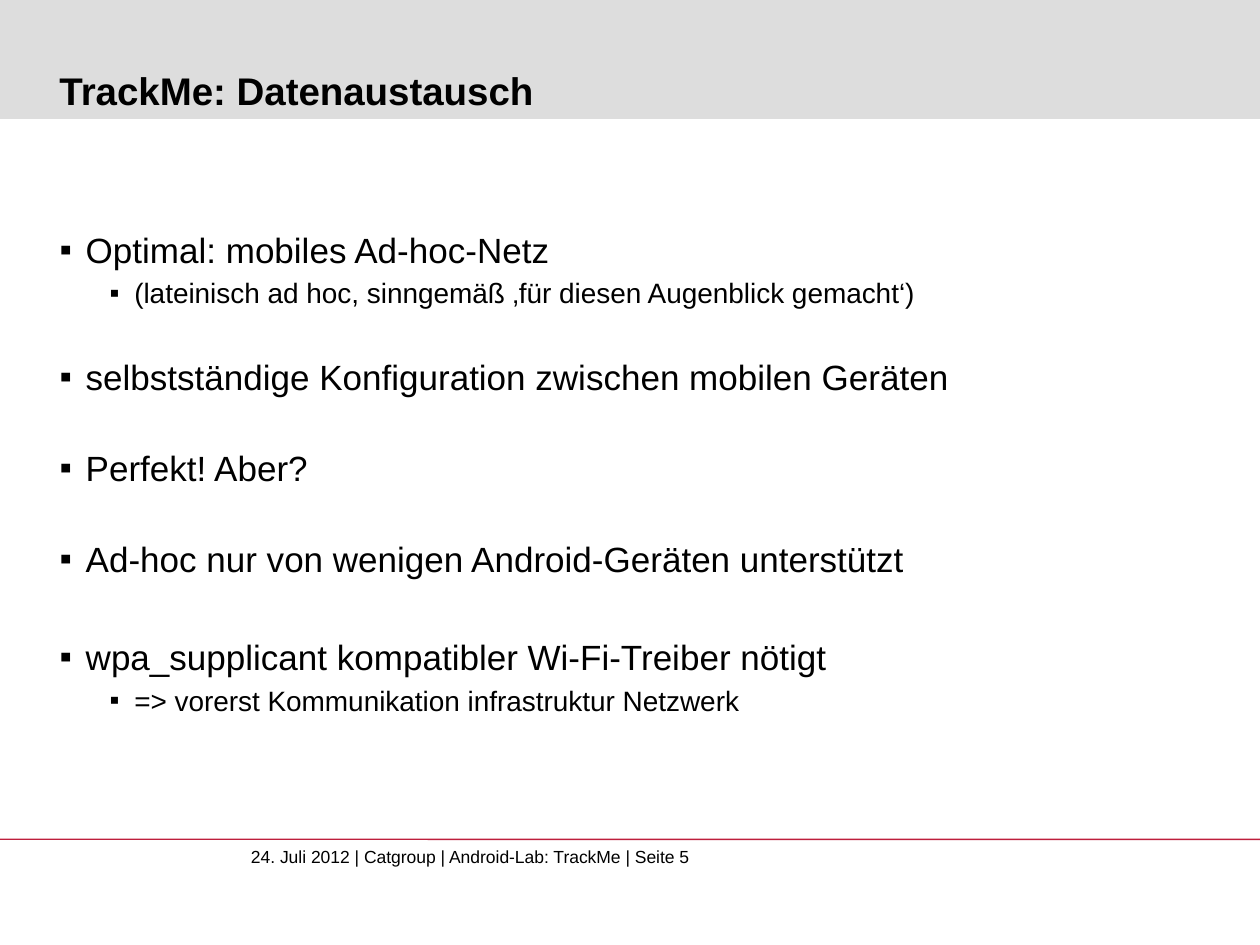
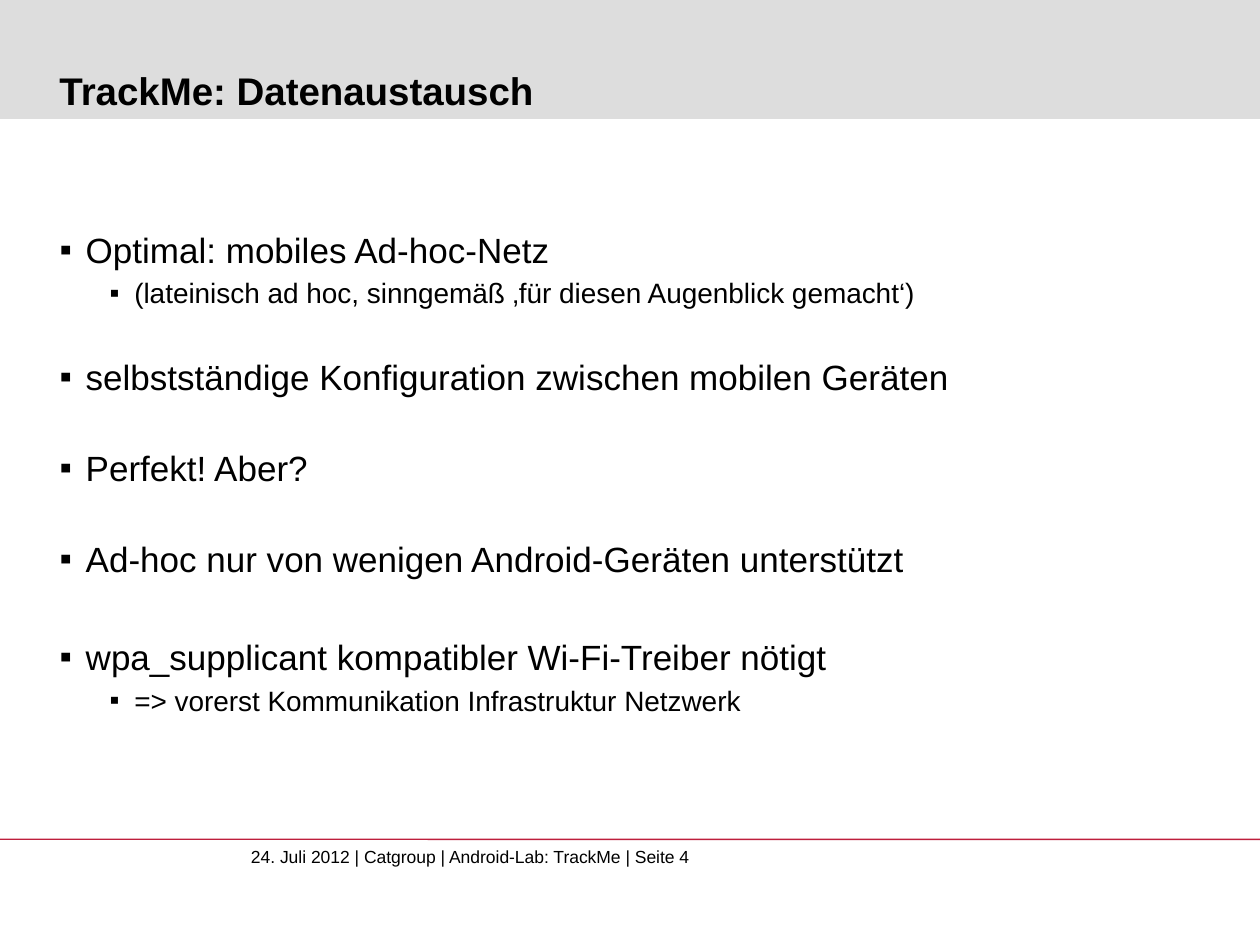
Before and after one commit to Susshi/TrackMe, a slide deck: slide 4 of doc/Android-Lab-TrackMe-Abschlusspraes.pptx (slide 5 before the commit). Drawn at 1260x945 pixels with LibreOffice and Linux fonts; fonts in the diff are those of the drawing; background and template pictures are left out. Boxes give left, top, right and bottom in pixels: in the first picture for what was removed or moved away, otherwise in the second. Text is boxed around its words. In the diff, an @@ line names an element or a change of style, - is before the commit and + after.

```diff
--- a/doc/Android-Lab-TrackMe-Abschlusspraes.pptx
+++ b/doc/Android-Lab-TrackMe-Abschlusspraes.pptx
@@ text at <box>175,690,740,712</box>: text changed @@
-      ▪ => vorerst Kommunikation infrastruktur Netzwerk
+      ▪ => vorerst Kommunikation Infrastruktur Netzwerk
@@ text at <box>251,850,689,867</box>: text changed @@
-24. Juli 2012 | Catgroup | Android-Lab: TrackMe | Seite 5
+24. Juli 2012 | Catgroup | Android-Lab: TrackMe | Seite 4
```
Also in this commit, not shown: 1 other slide changed, 1 slide added.
